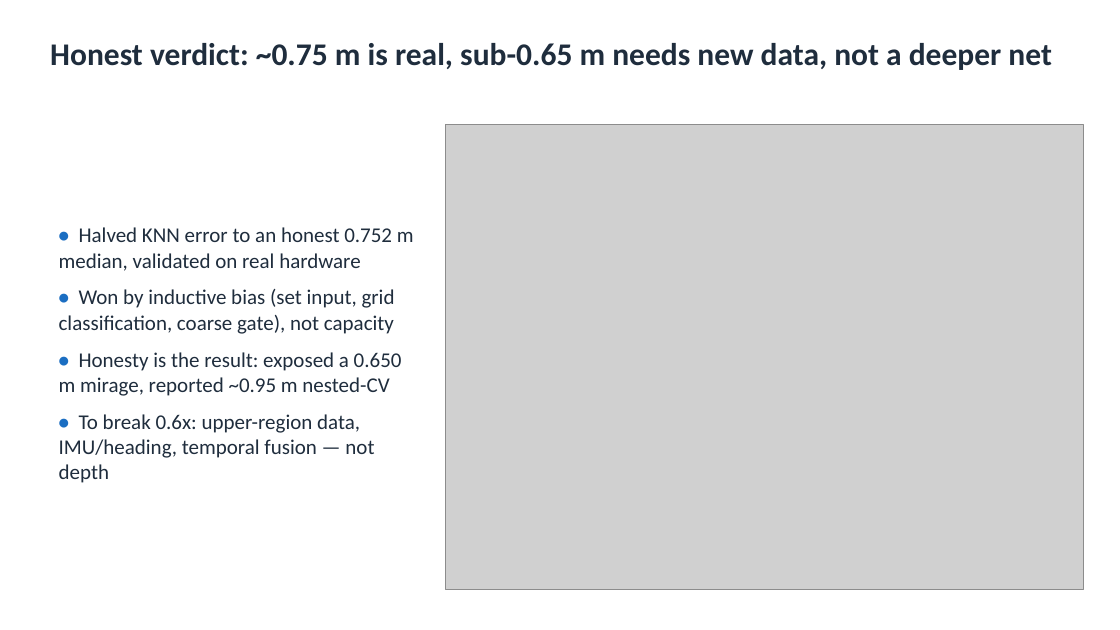
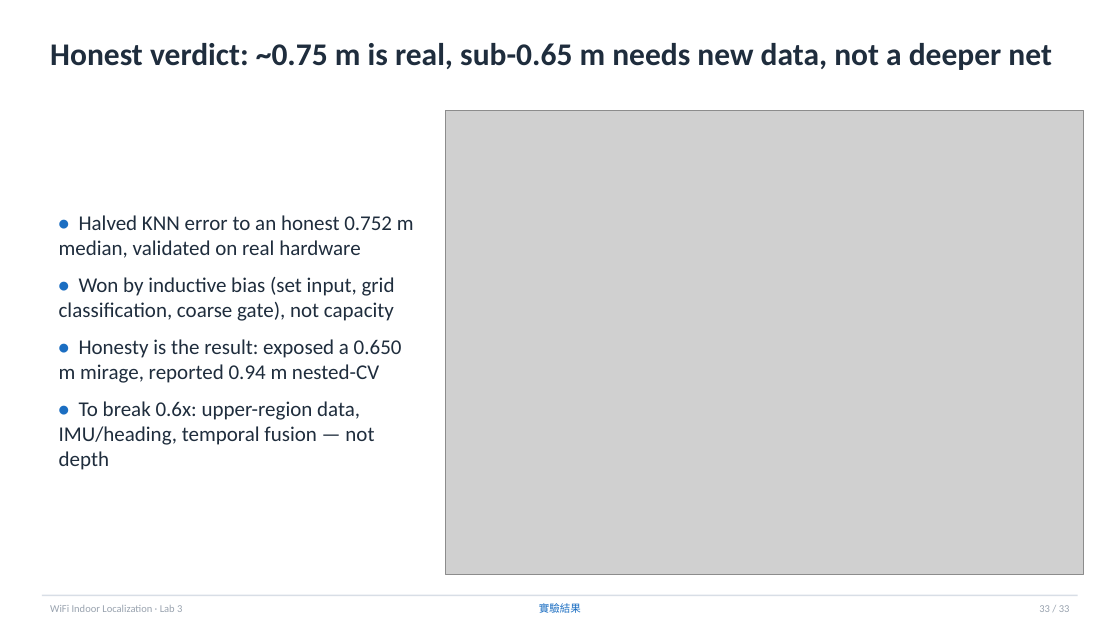
Before and after one commit to kmliy901054/cv2x-wifi-fingerprint, a slide deck: slide 33 of lab3/outputs/slides/lab3_presentation.pptx (slide 26 before the commit). Drawn at 1120x630 pixels with LibreOffice and Linux fonts; fonts in the diff are those of the drawing; grey boxes stand for pictures. Boxes give left, top, right and bottom in pixels: in the first picture for what was removed or moved away, otherwise in the second. Text is boxed around its words. In the diff, an @@ line names an element or a change of style, - is before the commit and + after.

```diff
--- a/lab3/outputs/slides/lab3_presentation.pptx
+++ b/lab3/outputs/slides/lab3_presentation.pptx
@@ picture: place and size @@
-picture at [445,125,1084,590]
+picture at [445,110,1084,575]
@@ text at [59,339,402,383]: text changed @@
-• Honesty is the result: exposed a 0.650 m mirage, reported ~0.95 m nested-CV
+• Honesty is the result: exposed a 0.650 m mirage, reported 0.94 m nested-CV
@@ rectangle added at [42,595,1078,597], fill #D8DEE6 @@
@@ text added at [50,605,182,612], 9 pt, text #99A3AF @@
+WiFi Indoor Localization · Lab 3
@@ text added at [539,603,581,613], 9 pt, text #1B6EC2 @@
+實驗結果
@@ text added at [1039,605,1070,612], 9 pt, text #99A3AF @@
+33 / 33
```
Also in this commit, not shown: 21 other slides changed, 7 slides added.
